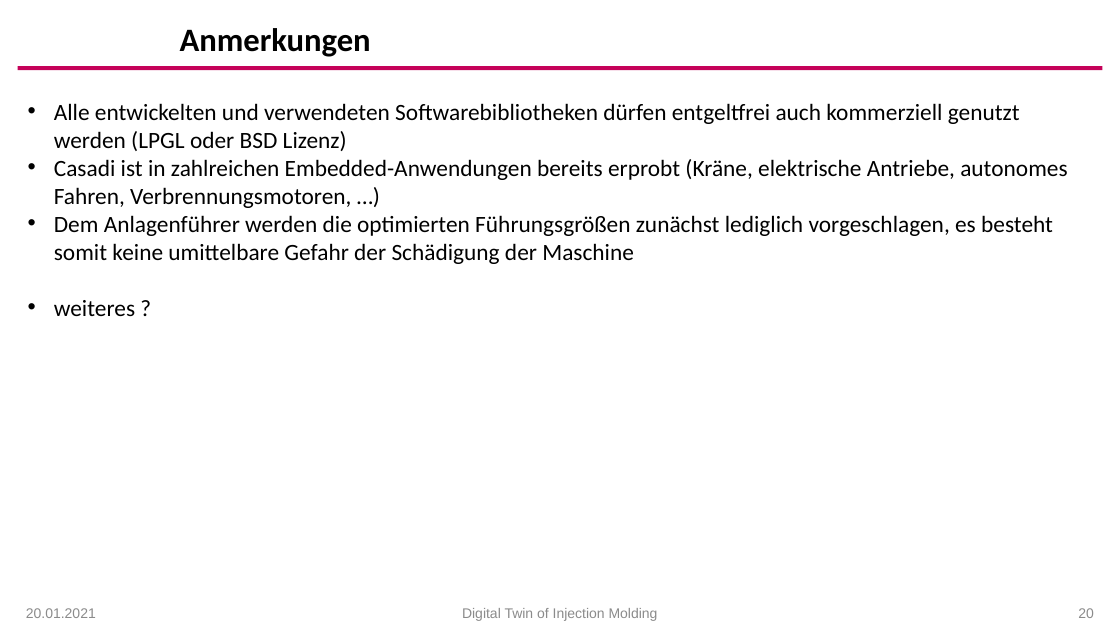
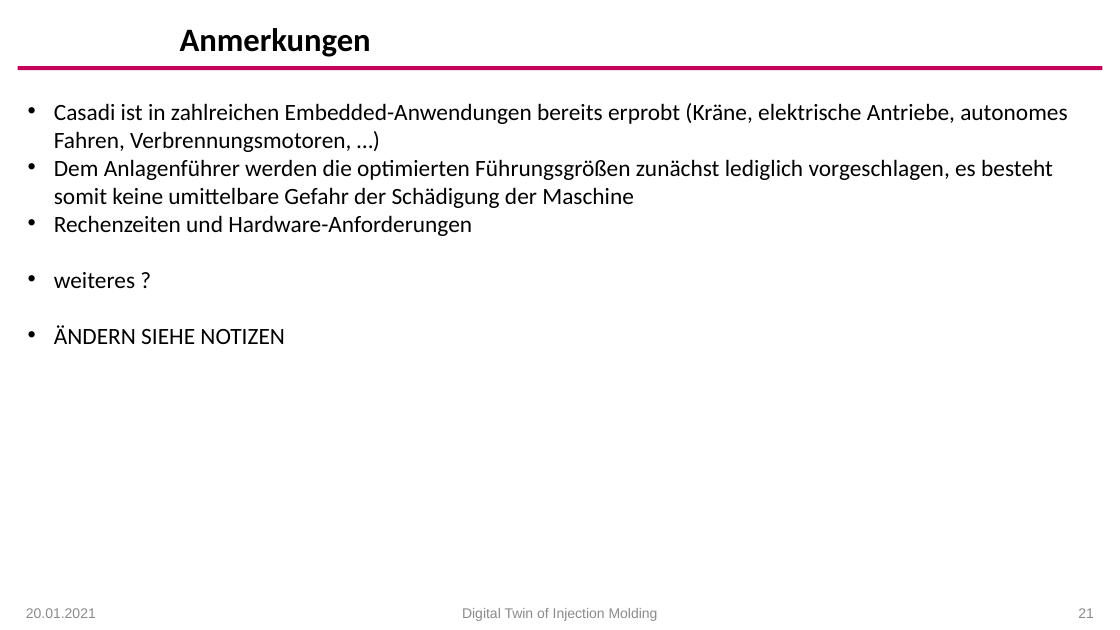
Before and after one commit to arehmer/DigitalTwinInjectionMoulding, a slide deck: slide 21 of Präsentationen/Kick-Off.pptx (slide 20 before the commit). Drawn at 1120x630 pixels with LibreOffice and Linux fonts; fonts in the diff are those of the drawing; background and template pictures are left out. Boxes give left, top, right and bottom in pixels: in the first picture for what was removed or moved away, otherwise in the second. Text is boxed around its words. In the diff, an @@ line names an element or a change of style, - is before the commit and + after.

```diff
--- a/Präsentationen/Kick-Off.pptx
+++ b/Präsentationen/Kick-Off.pptx
@@ text at [54, 103, 1020, 151]: paragraph removed @@
-• Alle entwickelten und verwendeten Softwarebibliotheken dürfen entgeltfrei auch kommerziell genutzt werden (LPGL oder BSD Lizenz)
@@ text at [54, 215, 472, 236]: paragraph added @@
+• Rechenzeiten und Hardware-Anforderungen
@@ text at [54, 325, 285, 344]: paragraph added @@
+• ÄNDERN SIEHE NOTIZEN
@@ page number at [1078, 608, 1094, 618]: text changed @@
-20
+21
```
Also in this commit, not shown: 9 other slides changed, 5 slides added, 1 slide removed, 2 other files.
